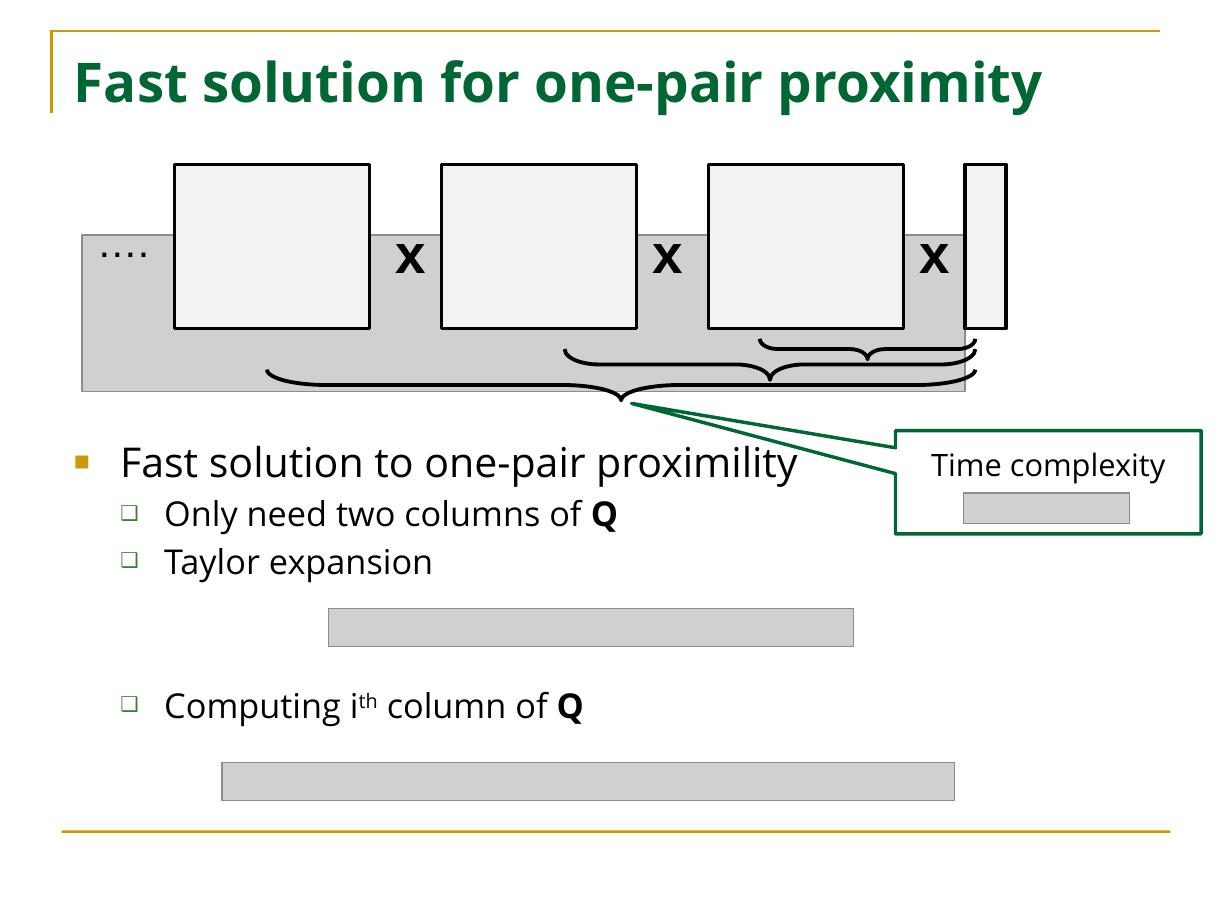
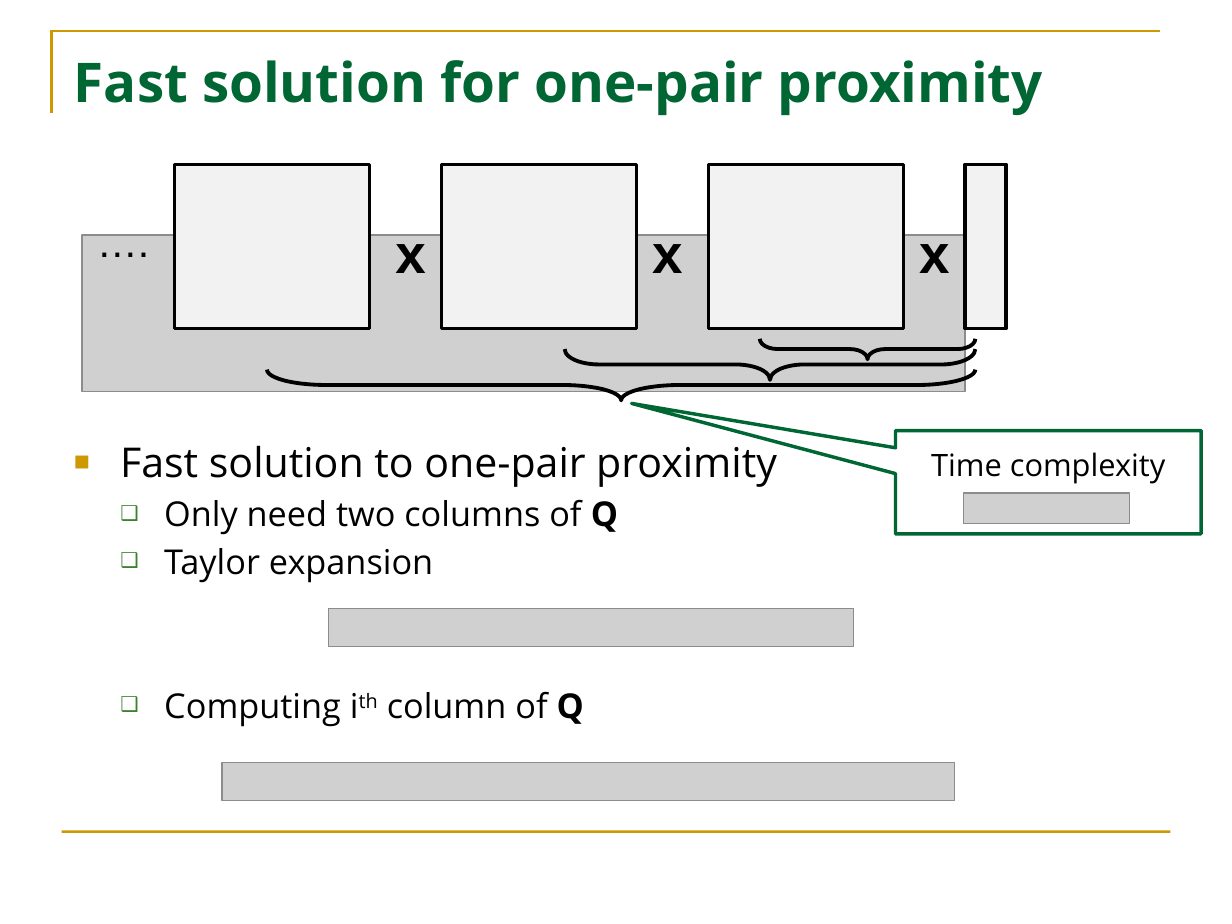
Before and after one commit to HuanSGT/rw-dir-prox, a slide deck: slide 14 of Random Walk based Proximity Measures in Directed Graphs.pptx. Drawn at 1232x924 pixels with LibreOffice and Linux fonts; fonts in the diff are those of the drawing; grey boxes stand for pictures. Boxes give left, top, right and bottom in pixels: in the first picture for what was removed or moved away, otherwise in the second. Text is boxed around its words. In the diff, an @@ line names an element or a change of style, - is before the commit and + after.

```diff
--- a/Random Walk based Proximity Measures in Directed Graphs.pptx
+++ b/Random Walk based Proximity Measures in Directed Graphs.pptx
@@ text at box(120, 439, 777, 487): text changed @@
-■ Fast solution to one-pair proximility
+■ Fast solution to one-pair proximity
```
Also in this commit, not shown: 8 other slides changed.
